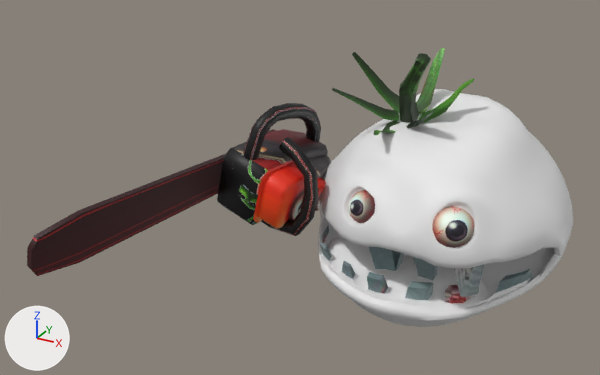
Two versions of the FBX model Assets/Meshes/Tomato4.fbx, one commit apart.
Before and after are seen from a 50 mm camera at (1.73, -5.3, 2.64) aimed at (-0.73, -0.83, 0.4). Arrows for +X, +Y and +Z are at lower left; the lights stay in place. Where no turn or scale is listed for an object, it has been applied to the vertices. Vertices at the same position are counted once.

Objects in the first picture: 'BallMaesh.005'.
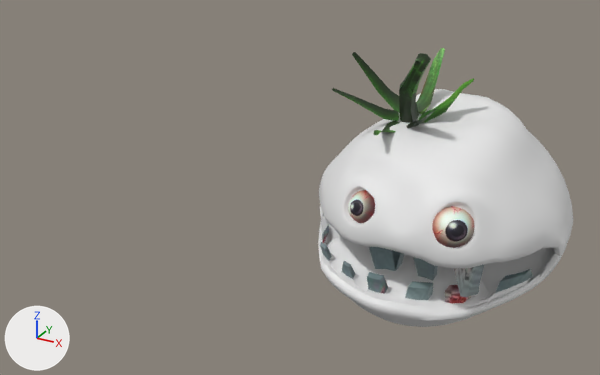
Commit message: more tomatos

Diff of the bpy script that builds the scene:
```diff
--- a/Assets/Meshes/Tomato4.fbx.py
+++ b/Assets/Meshes/Tomato4.fbx.py
@@ me_cube_014 @@
 me_cube_014.from_pydata(...)  # 3009 vertices, 2989 faces; spans x -1.72..0.91, y -2.35..0.9, z -0.72..1.26
 # used by ob_ballmaesh_005; location = (0.0, 0.0, 0.0)
+# me_cube_014 part 1: the loose piece of 136 vertices spanning x -1.44..-0.78, y -0.87..0.07, z 0.01..0.56 is deleted
+# me_cube_014 part 2: the loose piece of 88 vertices spanning x -1.21..-0.97, y -0.81..0.03, z 0.39..0.85 is deleted
+# me_cube_014 part 3: the loose piece of 78 vertices spanning x -0.87..-0.72, y -0.58..-0.34, z 0.07..0.32 is deleted
+# me_cube_014 part 4: the loose piece of 64 vertices spanning x -1.19..-0.67, y -0.76..-0.54, z -0.03..0.64 is deleted
+# me_cube_014 part 5: the loose piece of 20 vertices spanning x -1.72..-1.31, y -2.35..-0.43, z 0.14..0.52 is deleted
 me_cube_014.materials.append(mat_material_001)
```

Boxes (x1, y1, x2, y2) around the edits, measured in the pictures (600 x 375 px):
'BallMaesh.005', reshaped (53% narrower)
    before: (27, 48, 573, 327)
    after: (318, 48, 573, 327)
part 1 of me_cube_014, deleted
    before: (217, 129, 331, 229)
part 2 of me_cube_014, deleted (black)
    before: (244, 103, 321, 160)
part 3 of me_cube_014, deleted
    before: (315, 178, 326, 211)
part 4 of me_cube_014, deleted
    before: (261, 137, 318, 236)
part 5 of me_cube_014, deleted (brown)
    before: (27, 154, 225, 276)
